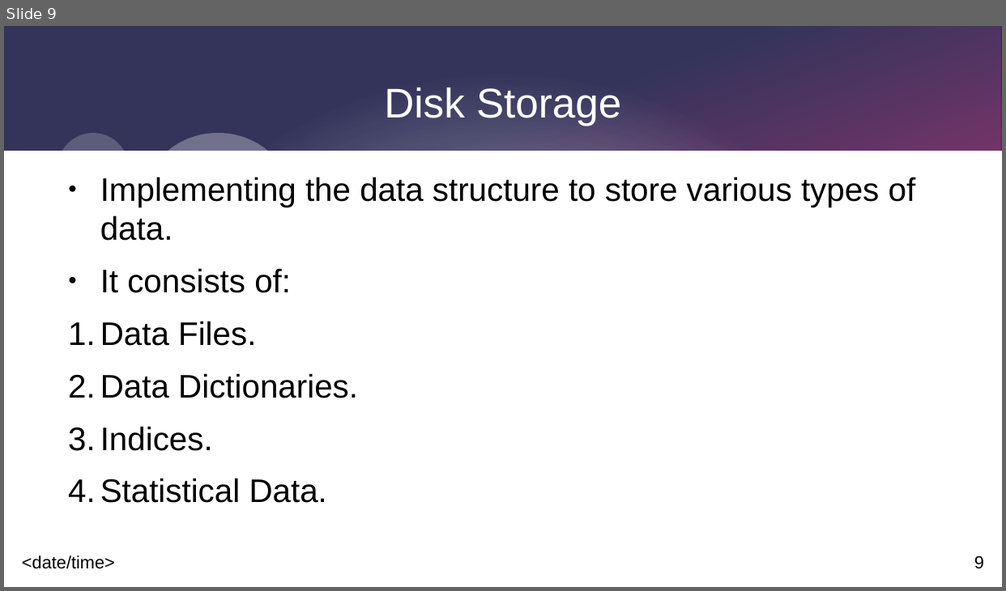
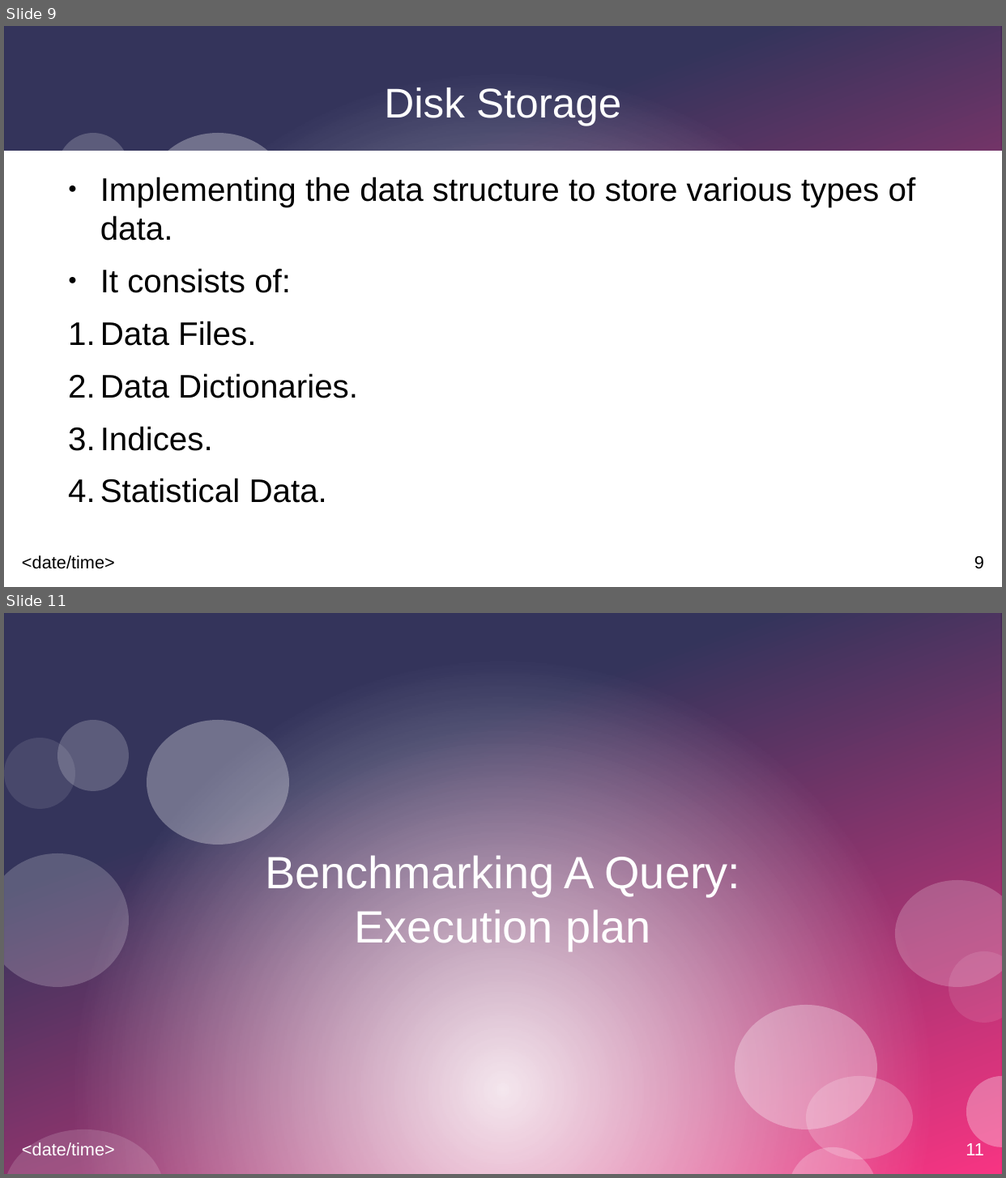
Before and after one commit to hamzaaldabe/QueryPerformanceAnalysis, a slide deck: QueryPerformanceAnalysis.odp. Shown one above the other, each under a label of ours: slide 9 before the commit, slides 9 and 11 after it; the slides between them are not shown. The pictures are 1006x591 and 1006x1178 pixels, drawn with LibreOffice and Linux fonts; fonts in the diff are those of the drawing. Boxes give left, top, right and bottom in pixels: in the first picture for what was removed or moved away, otherwise in the second. Text is boxed around its words. In the diff, an @@ line names an element or a change of style, - is before the commit and + after.

```diff
--- a/QueryPerformanceAnalysis.odp
+++ b/QueryPerformanceAnalysis.odp
@@ slide 11 added at [4, 613, 1002, 1174], background #FFFFFF; not listed: 7 template elements that a slide beside it also shows @@
@@ ellipse added at [4, 854, 128, 988], fill #FFFFFF at 20% opacity @@
@@ title added at [265, 853, 741, 951], 36 pt, text #FFFFFF @@
+Benchmarking A Query:
+Execution plan
@@ ellipse added at [895, 880, 1002, 987], fill #FFFFFF at 20% opacity @@
@@ ellipse added at [948, 952, 1002, 1023], fill #FFFFFF at 10% opacity @@
@@ ellipse added at [807, 1076, 913, 1160], fill #FFFFFF at 20% opacity @@
@@ ellipse added at [966, 1076, 1002, 1148], fill #FFFFFF at 30% opacity @@
@@ ellipse added at [4, 1130, 164, 1174], fill #FFFFFF at 15% opacity @@
@@ text added at [22, 1143, 115, 1156], 14 pt, text #FFFFFF @@
+<date/time>
@@ ellipse added at [788, 1148, 877, 1174], fill #FFFFFF at 25% opacity @@
```
Also in this commit, not shown: 1 slide changed, 17 other slides added, 2 other files.
